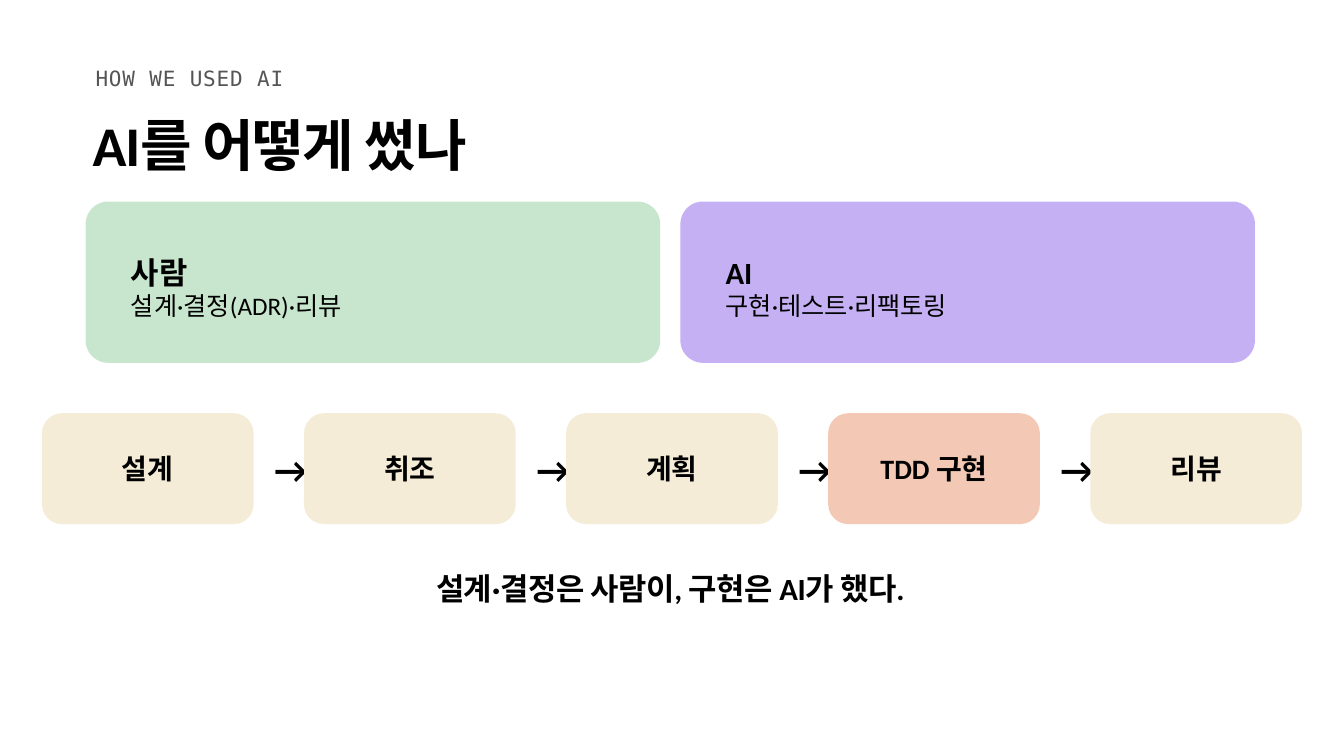
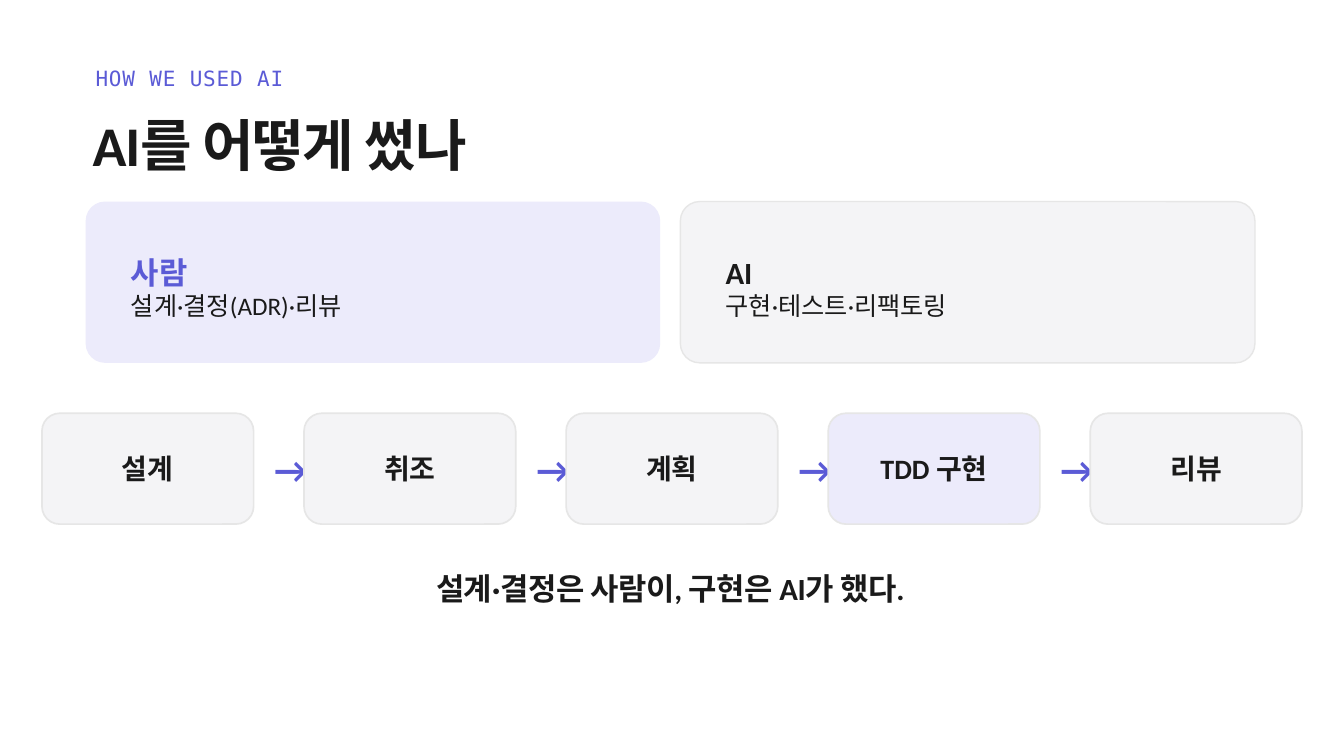
Before and after one commit to heyoonyoon/distributed-programming, a slide deck: slide 18 of docs/presentation/보험발표-figma.pptx. Drawn at 1344x756 pixels with LibreOffice and Linux fonts; fonts in the diff are those of the drawing. Boxes give left, top, right and bottom in pixels: in the first picture for what was removed or moved away, otherwise in the second. Text is boxed around its words. In the diff, an @@ line names an element or a change of style, - is before the commit and + after.

```diff
--- a/docs/presentation/보험발표-figma.pptx
+++ b/docs/presentation/보험발표-figma.pptx
@@ text "HOW WE USED AI" at box(96, 70, 283, 87): text colour #555555 to #5B5BD6 @@
@@ rounded rectangle at box(86, 202, 660, 363): fill #C8E6CD to #ECEBFB; proportions changed @@
@@ rounded rectangle at box(681, 202, 1255, 363): fill #C5B0F4 to #F4F4F6; outline none to #E6E6E6 1 pt; proportions changed @@
@@ text "사람" at box(131, 258, 342, 319): text colour #000000 to #5B5BD6 in "사람"; text colour #000000 to #1A1A1A in "설계·결정(ADR)·리뷰" @@
@@ rounded rectangle "TDD 구현" at box(829, 413, 1041, 524): text colour #000000 to #1A1A1A; fill #F3C9B6 to #ECEBFB; outline none to #E6E6E6 1.2 pt; proportions changed @@
@@ text colour #000000 to #1A1A1A; fill #F4ECD6 to #F4F4F6; outline none to #E6E6E6 1.2 pt; proportions changed in 4 elements at box(42, 413, 254, 524), box(304, 413, 516, 524), box(567, 413, 778, 524), box(1091, 413, 1303, 524) @@
@@ text colour #000000 to #5B5BD6 in 4 elements at box(256, 434, 327, 504), box(518, 434, 589, 504), box(780, 434, 851, 504), box(1043, 434, 1113, 504) @@
@@ text colour #000000 to #1A1A1A in 3 elements at box(93, 119, 467, 171), box(726, 264, 947, 317), box(436, 574, 904, 604) @@
```
Also in this commit, not shown: 19 other slides changed, 2 other files.
